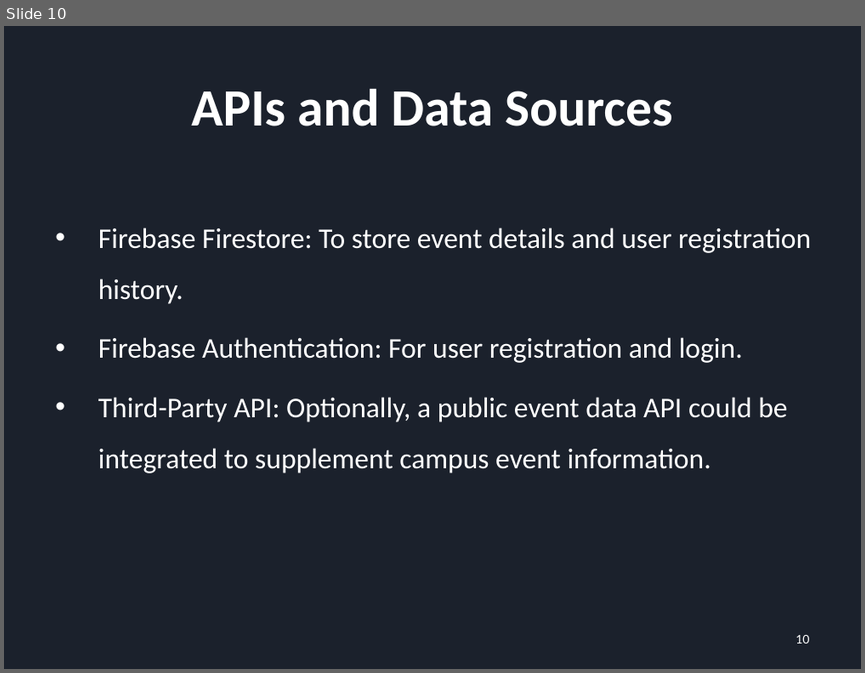
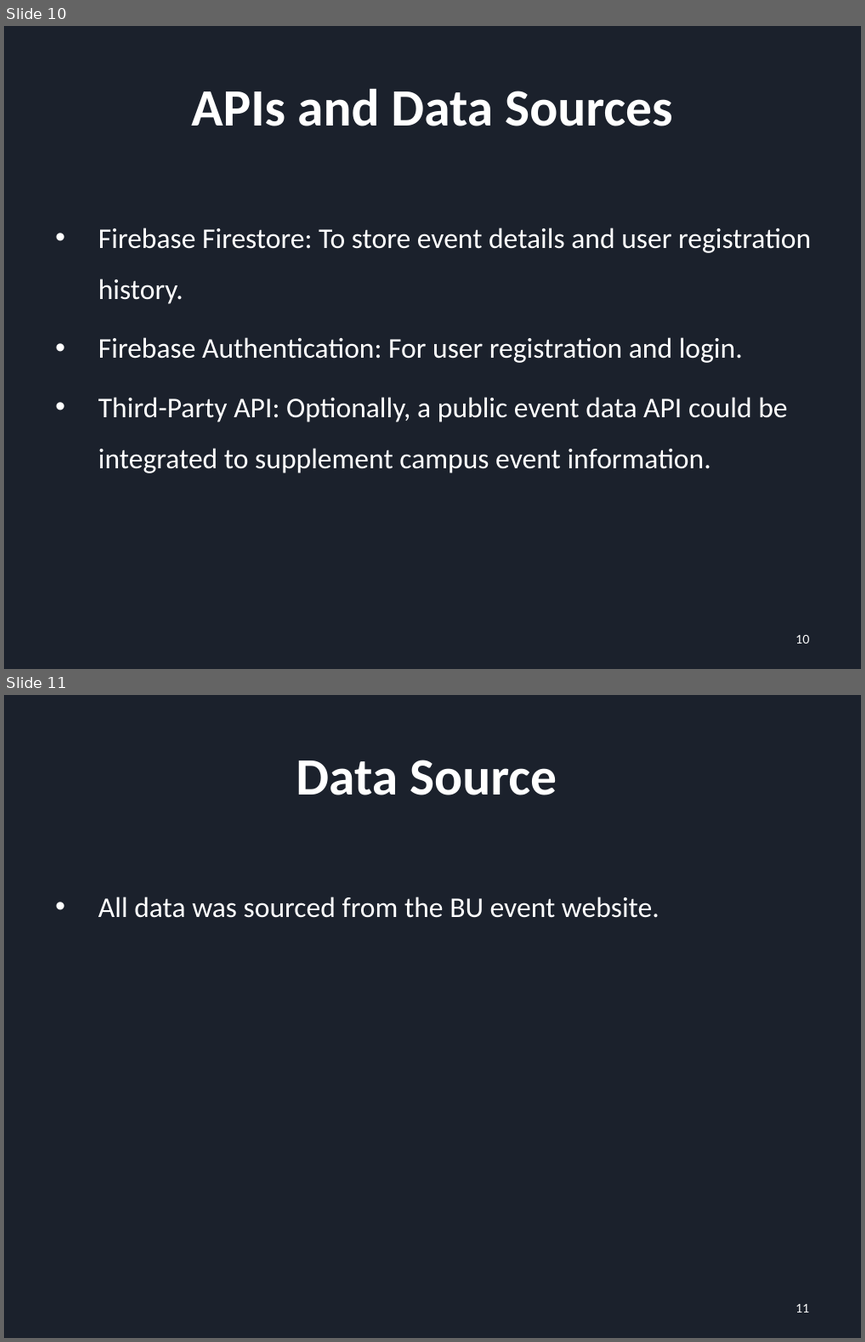
Before and after one commit to YuchenCao1/Jialong-Yuchen-Zihan-Team-BU-Event-Planer, a slide deck: First_PRE.pptx. Shown one above the other, each under a label of ours: slide 10 before the commit, slides 10 and 11 after it. The pictures are 865x673 and 865x1342 pixels, drawn with LibreOffice and Linux fonts; fonts in the diff are those of the drawing. Boxes give left, top, right and bottom in pixels: in the first picture for what was removed or moved away, otherwise in the second. Text is boxed around its words. In the diff, an @@ line names an element or a change of style, - is before the commit and + after.

```diff
--- a/First_PRE.pptx
+++ b/First_PRE.pptx
@@ slide 11 added at <box>4,695,861,1338</box>, background #1B212C @@
@@ title added at <box>296,760,556,795</box>, 44 pt, text #FFFFFF, bold @@
+Data Source
@@ text added at <box>98,896,659,918</box>, 24 pt, text #FFFFFF @@
+• All data was sourced from the BU event website.
@@ page number added at <box>795,1304,809,1312</box>, 10 pt, text #FFFFFF @@
+11
```
Also in this commit, not shown: 2 other files.
